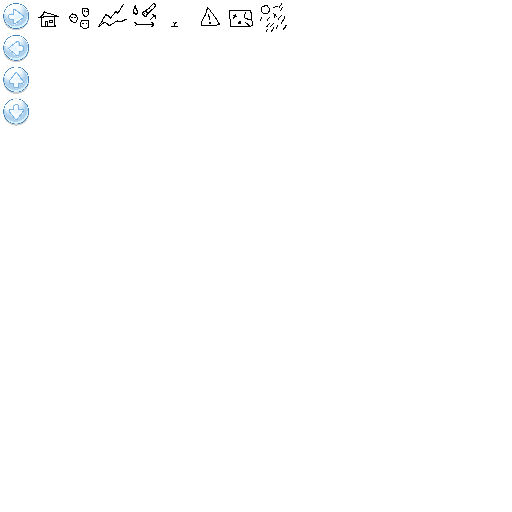
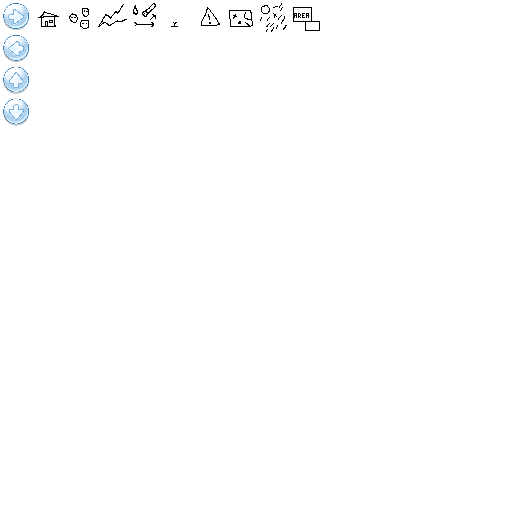
Layer changes from the first w=512, h=512 image to the second:
painted on "texture_ui01" over bbox(293, 7, 320, 31)
